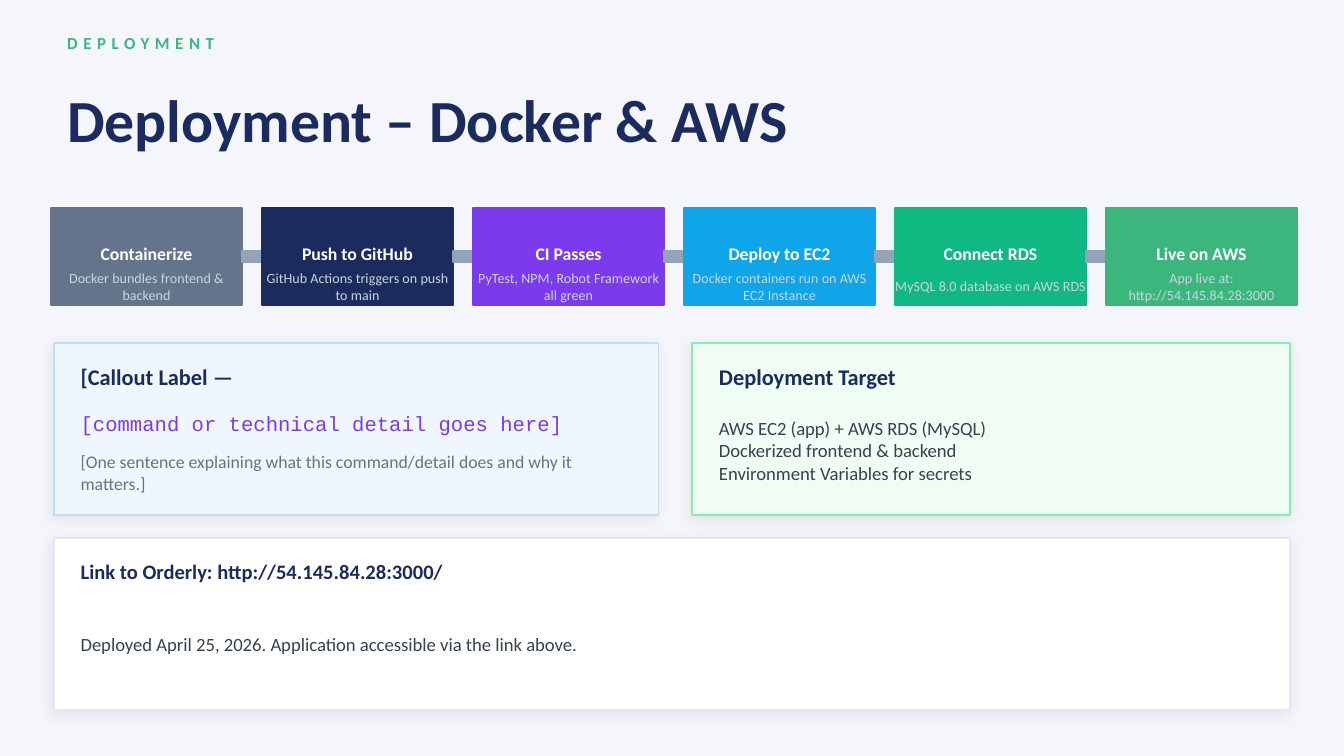
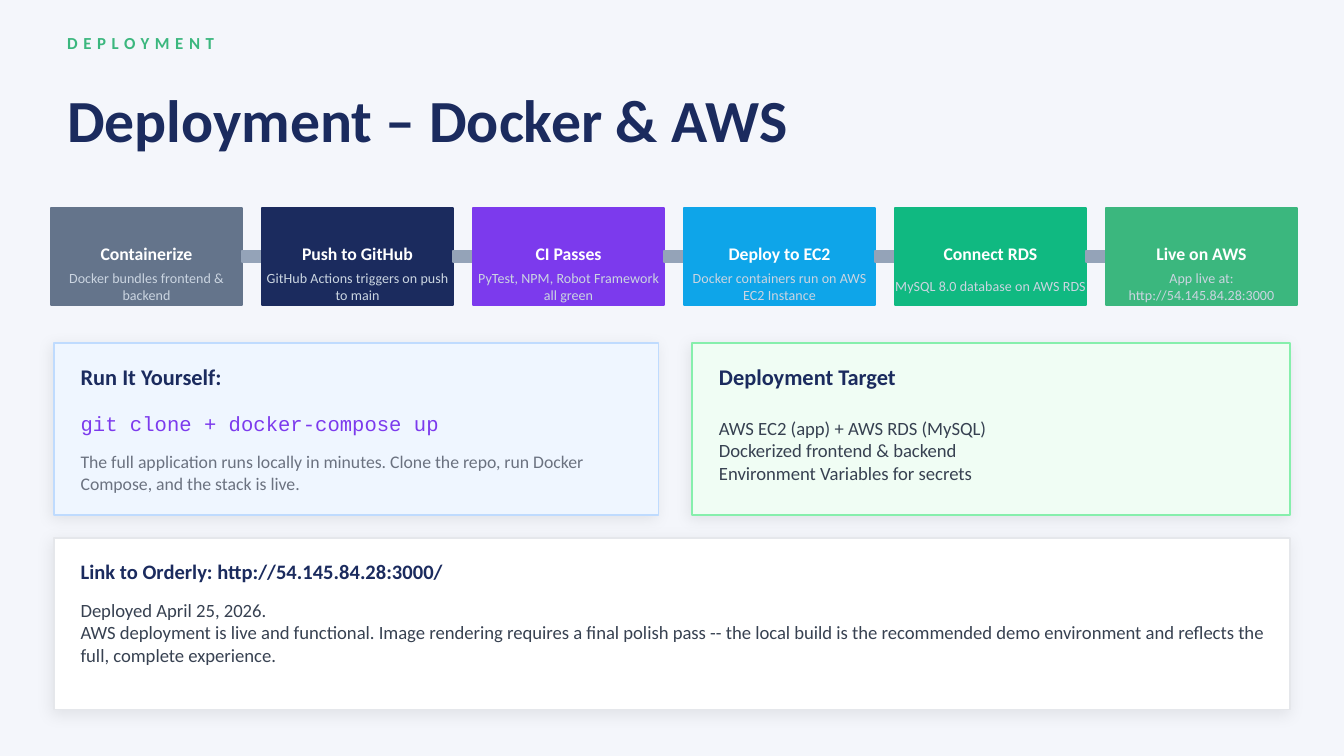
Before and after one commit to RachelMizer/ProjectOrderly, a slide deck: slide 9 of docs/Deliverables/Orderly_Slides.pptx. Drawn at 1344x756 pixels with LibreOffice and Linux fonts; fonts in the diff are those of the drawing. Boxes give left, top, right and bottom in pixels: in the first picture for what was removed or moved away, otherwise in the second. Text is boxed around its words. In the diff, an @@ line names an element or a change of style, - is before the commit and + after.

```diff
--- a/docs/Deliverables/Orderly_Slides.pptx
+++ b/docs/Deliverables/Orderly_Slides.pptx
@@ text at (81, 369, 221, 385): text changed @@
-[Callout Label —
+Run It Yourself:
@@ text at (81, 416, 439, 436): text changed @@
-[command or technical detail goes here]
+git clone + docker-compose up
@@ text at (81, 455, 583, 493): text changed @@
-[One sentence explaining what this command/detail does and why it matters.]
+The full application runs locally in minutes. Clone the repo, run Docker Compose, and the stack is live.
@@ text at (81, 604, 1263, 665): text changed @@
-Deployed April 25, 2026. Application accessible via the link above.
+Deployed April 25, 2026.
+AWS deployment is live and functional. Image rendering requires a final polish pass -- the local build is the recommended demo environment and reflects the full, complete experience.
```
Also in this commit, not shown: 4 other slides changed.
